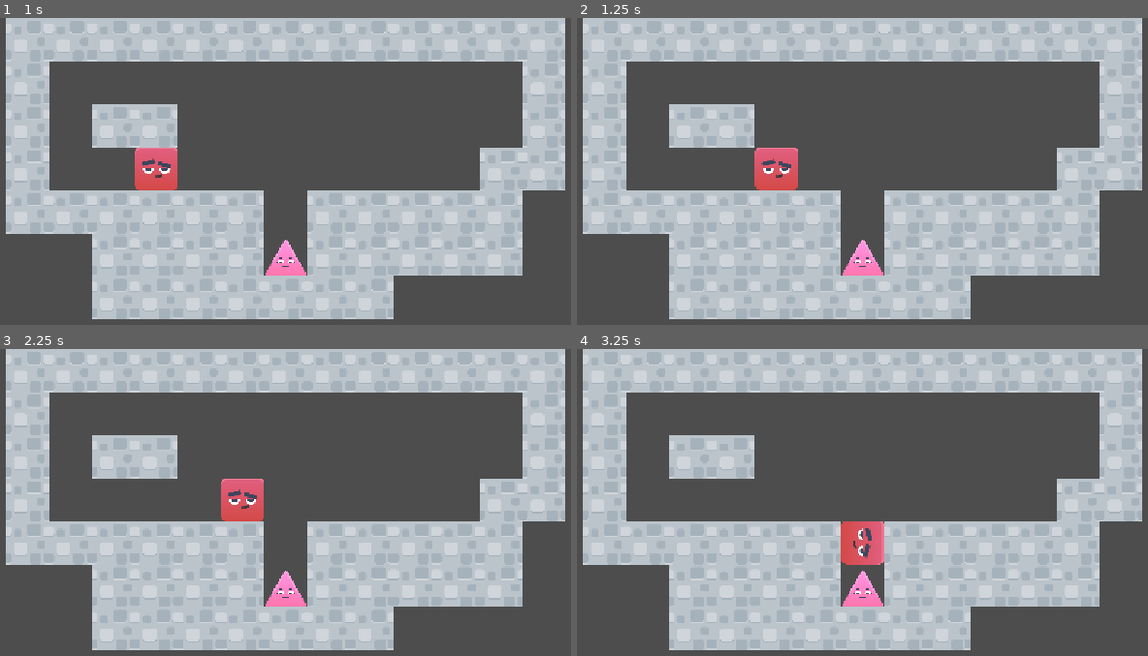
Above: before the commit, frames 1-4 (two rows, left to right).
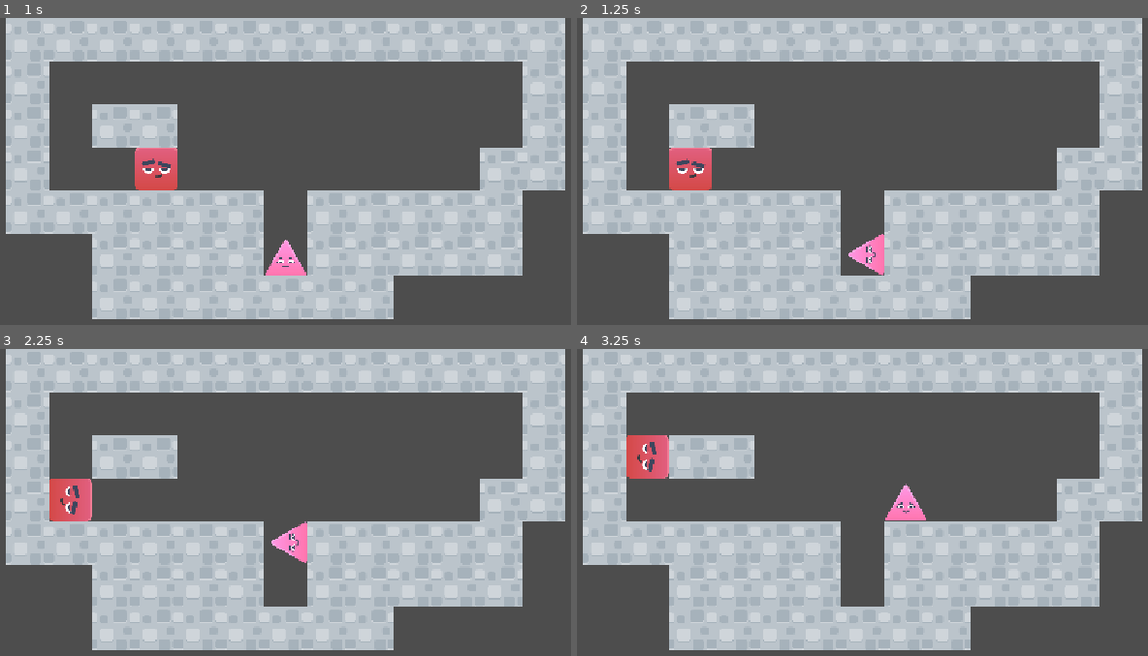
Above: after the commit, the same moments.

Repository: pklito/juniper-jam
Game: Godot game, scene res://scenes/level1.tscn
Two runs of this game, one before a commit and one after it. Both use one fixed random seed, a clock stepped at 60 frames per second and the inputs below.
Inputs:
- Up to frame 1 (1 s): tap Enter at 0.5 s
- Up to frame 2 (1.25 s): no input
- Up to frame 3 (2.25 s): tap Space at 2 s
- Up to frame 4 (3.25 s): tap Enter at 2.75 s

Frame 1 is identical in both runs. In frame 2, 2.5% of the frame differs, in the area x 16-54%, y 42-84%; in frame 3, 2.8%; in frame 4, 2.9%, in the area x 8-62%, y 28-84%.

Commit message:
Start intraplayer collision

Diff:
--- a/scripts/game.gd
+++ b/scripts/game.gd
@@ -28,6 +28,7 @@
 	var player_node : Node2D
 	var tile_config : TileSetConfig
 	var tiles : TileMapLayer
+	var other_player: Player
 	func _init(_tile_config : TileSetConfig, _tiles : TileMapLayer, _player_node: Node2D, _pos: Vector2i, _ground_dir: int) -> void:
 		pos = _pos
 		ground_dir = _ground_dir
@@ -35,18 +36,27 @@
 		tile_config = _tile_config
 		tiles = _tiles
 
+	func link(_other_player: Player):
+		other_player = _other_player
+		_other_player.other_player = self
+
+	func _pos_solid_tile(test_pos: Vector2i) -> bool:
+		return tile_config.get_tile_type(tiles, test_pos) != Utils.TileType.NONE
 
 	func _pos_open(test_pos: Vector2i) -> bool:
-		return tile_config.get_tile_type(tiles, test_pos) == Utils.TileType.NONE
+		return not _pos_solid_tile(test_pos) and other_player.pos != test_pos
+
 	func _move_internal(move_vec: Vector2i) -> void:
 		if _pos_open(pos + move_vec):
-			if not _pos_open(pos + move_vec + Utils.dir_to_vec2(ground_dir)):
+			if _pos_solid_tile(pos + move_vec + Utils.dir_to_vec2(ground_dir)):
 				pos = pos + move_vec
 				# TODO: handle double turn
 			else:
 				pos = pos + move_vec + Utils.dir_to_vec2(ground_dir)
 				ground_dir = Utils.vec2_to_dir(-move_vec)# turn around
 
+	func _post_check(_a : Vector2i):
+		pass
 
 	func update_graphics() -> void:
 		player_node.position = tile_config.pos_to_pixel(pos)
@@ -54,9 +64,11 @@
 	func move_left() -> void:
 		var test_dir = posmod(ground_dir + 1, 4)
 		_move_internal(Utils.dir_to_vec2(test_dir))
+		_post_check(Utils.dir_to_vec2(test_dir))
 	func move_right() -> void:
 		var test_dir = posmod(ground_dir - 1, 4)
 		_move_internal(Utils.dir_to_vec2(test_dir))
+		_post_check(Utils.dir_to_vec2(test_dir))
 
 class PlayerSquare extends Player:
 	func update_rotation(going_left: bool):
@@ -65,12 +77,19 @@
 			move_dir = posmod(ground_dir - 1, 4)
 		var move_vec := Utils.dir_to_vec2(move_dir)
 		# print(move_vec, " ", pos + move_vec, " ", move_dir, " ", _pos_open(pos + move_vec))
-		if not _pos_open(pos + move_vec):
+		if _pos_solid_tile(pos + move_vec):
 			ground_dir = move_dir
 	pass
 
+
 class PlayerTriangle extends Player:
-	pass
+	func _pos_solid_tile(test_pos: Vector2i) -> bool:
+		return super._pos_solid_tile(test_pos) or other_player.pos == test_pos
+
+	func _post_check(_move_vec : Vector2i):
+		if not _pos_open(pos + _move_vec):
+			ground_dir = Utils.vec2_to_dir(_move_vec)
+
 
 
 
@@ -83,6 +102,7 @@
 
 	square = PlayerSquare.new(_tc, tiles, player_sq_node, Vector2i(5,3), 0)
 	triangle = PlayerTriangle.new(_tc, tiles, player_tri_node, Vector2i(8,5), 0)
+	square.link(triangle)
 
 	square.update_graphics()
 	triangle.update_graphics()
@@ -97,8 +117,8 @@
 	time2 += delta
 	if time > 1:
 		time = 0
-		square.move_right()
-		# triangle.move_right()
+		square.move_left()
+		triangle.move_right()
 	if time2 > 0.1:
 		time2 = 0
-		square.update_rotation(false)
+		square.update_rotation(true)
